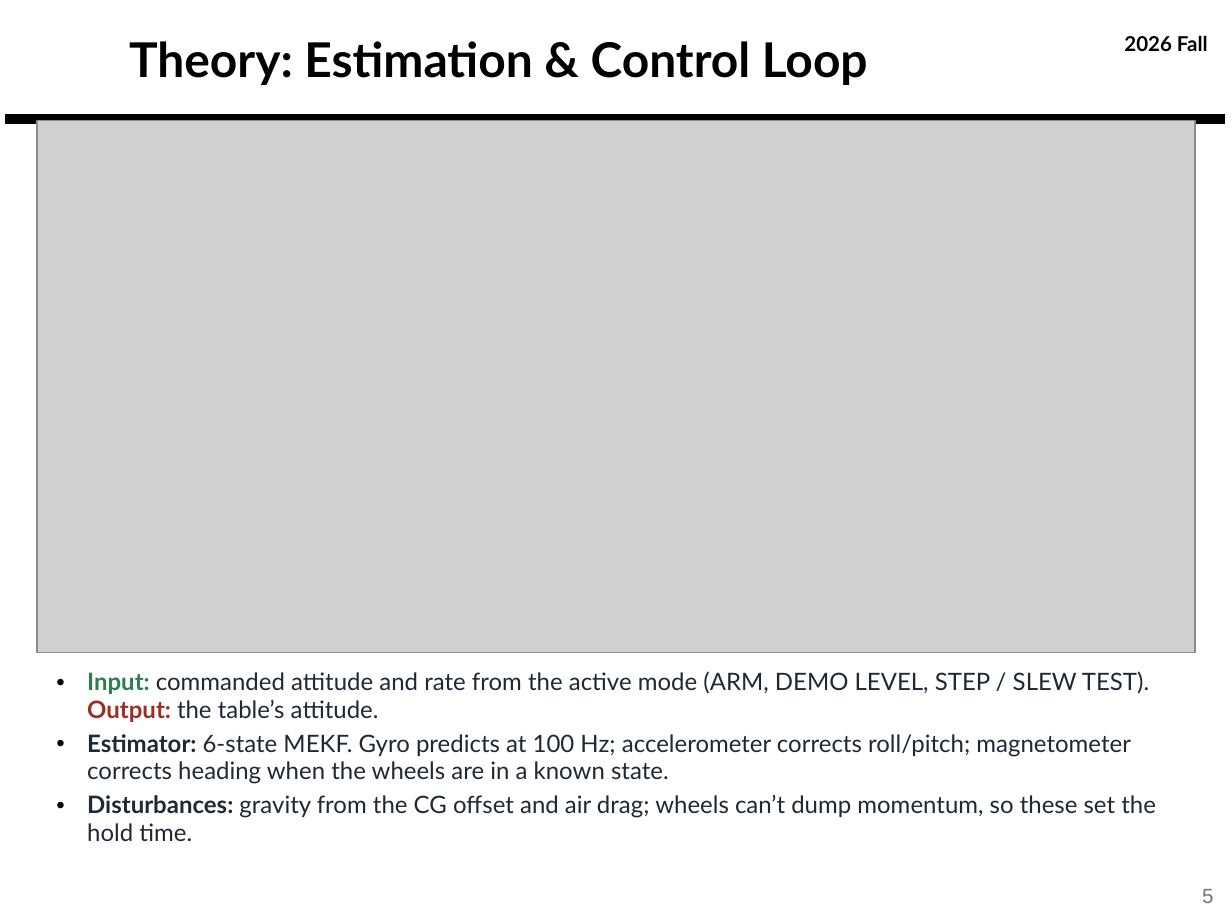
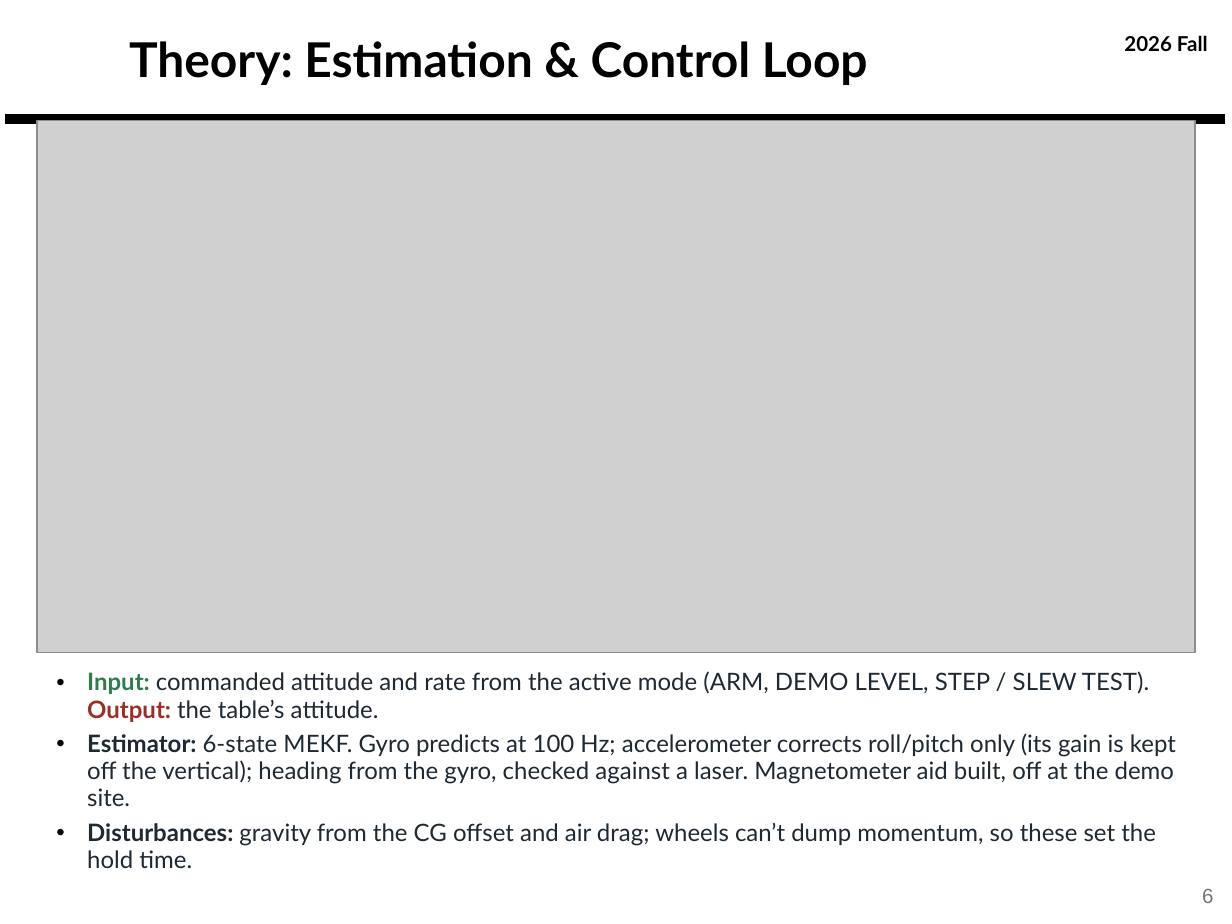
Before and after one commit to derek-weissinger-usafa/Astro-331-Lab-8, a slide deck: slide 6 of Reports/Astro 331 Lab 8_2_3 Body Final Pres.pptx (slide 5 before the commit). Drawn at 1232x924 pixels with LibreOffice and Linux fonts; fonts in the diff are those of the drawing; grey boxes stand for pictures; background and template pictures are left out. Boxes give left, top, right and bottom in pixels: in the first picture for what was removed or moved away, otherwise in the second. Text is boxed around its words. In the diff, an @@ line names an element or a change of style, - is before the commit and + after.

```diff
--- a/Reports/Astro 331 Lab 8_2_3 Body Final Pres.pptx
+++ b/Reports/Astro 331 Lab 8_2_3 Body Final Pres.pptx
@@ text at bbox=[87, 733, 1176, 806]: text changed @@
-• Estimator: 6-state MEKF. Gyro predicts at 100 Hz; accelerometer corrects roll/pitch; magnetometer corrects heading when the wheels are in a known state.
+• Estimator: 6-state MEKF. Gyro predicts at 100 Hz; accelerometer corrects roll/pitch only (its gain is kept off the vertical); heading from the gyro, checked against a laser. Magnetometer aid built, off at the demo site.
@@ page number at bbox=[1202, 889, 1213, 903]: text changed @@
-5
+6
```
Also in this commit, not shown: 11 other slides changed, 22 slides added, 8 other files.
